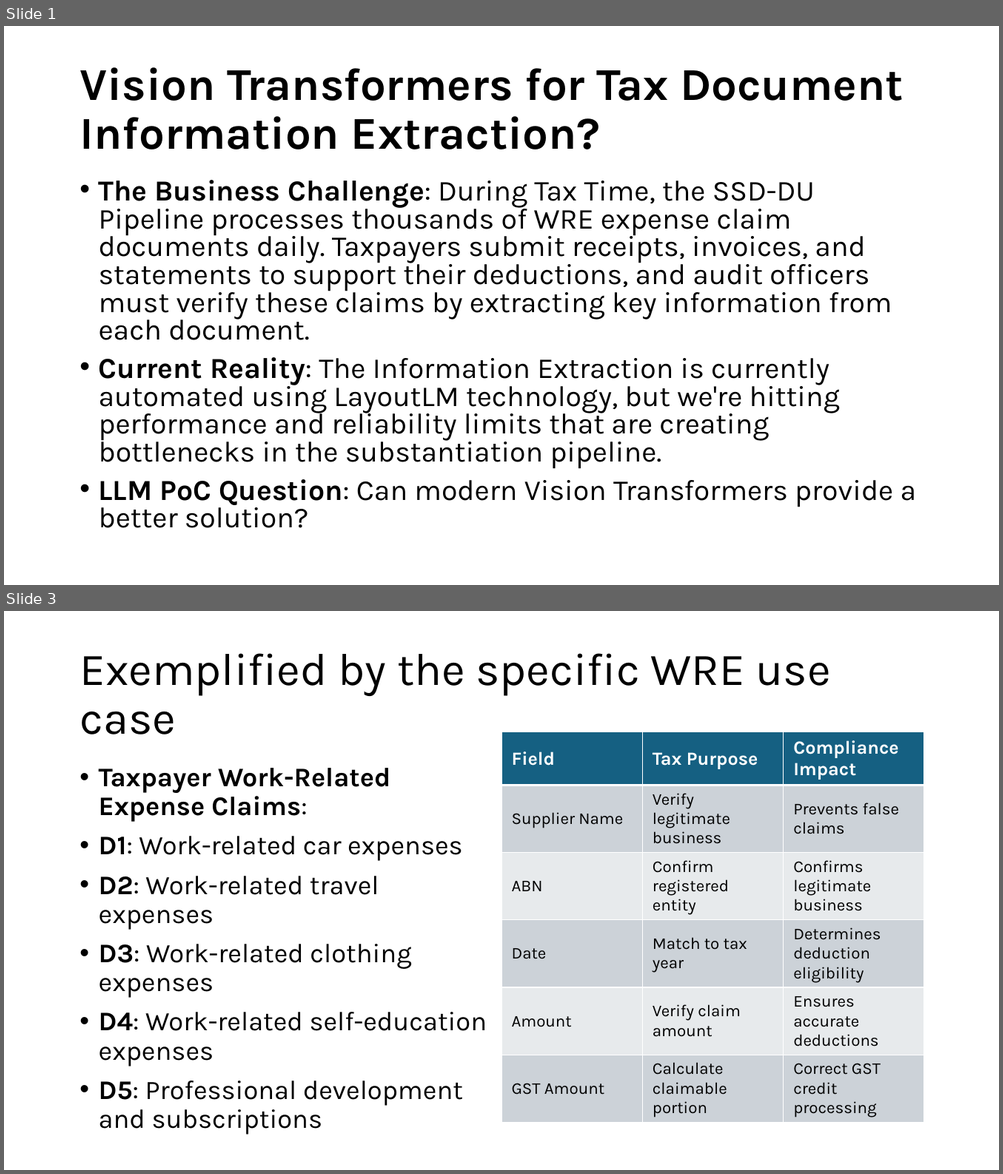
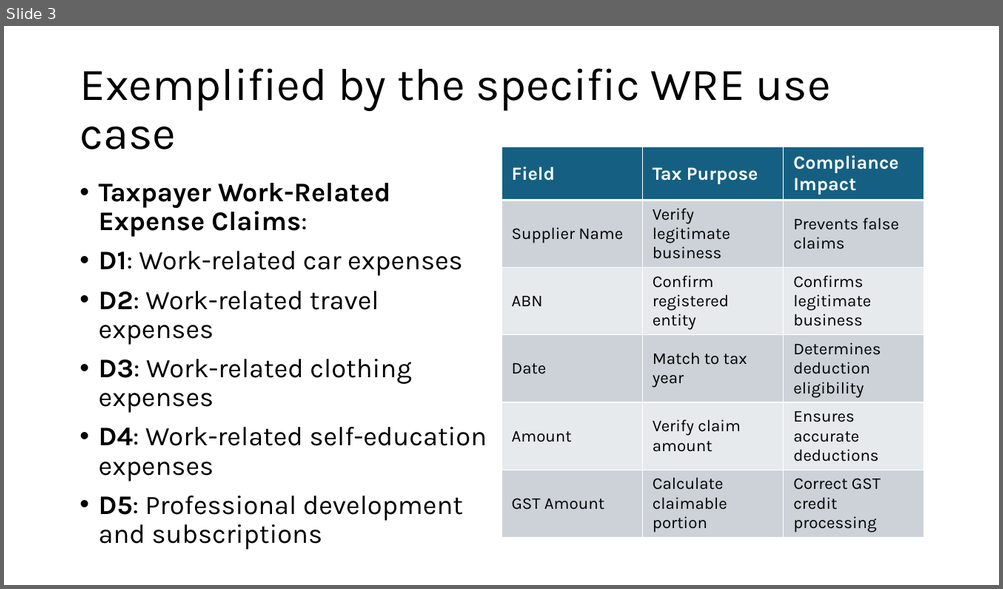
Before and after one commit to tmnestor/unified_vision_processor_minimal, a slide deck: presentation_materials/vision_transformers.pptx. Shown one above the other, each under a label of ours: slides 1 and 3 before the commit, slide 3 after it; the slides between them are not shown. The pictures are 1003x1174 and 1003x589 pixels, drawn with LibreOffice and Linux fonts; fonts in the diff are those of the drawing. Boxes give left, top, right and bottom in pixels: in the first picture for what was removed or moved away, otherwise in the second. Text is boxed around its words. In the diff, an @@ line names an element or a change of style, - is before the commit and + after.

Commit message:
✨ feat: update presentation materials for Vision Transformers with improved content and visuals

```diff
--- a/presentation_materials/vision_transformers.pptx
+++ b/presentation_materials/vision_transformers.pptx
@@ slide 1 removed at box(4, 26, 999, 585), background #FFFFFF @@
@@ title removed at box(79, 67, 903, 150) @@
-Vision Transformers for Tax Document Information Extraction?
@@ text removed at box(99, 180, 916, 528) @@
-• The Business Challenge: During Tax Time, the SSD-DU Pipeline processes thousands of WRE expense claim documents daily. Taxpayers submit receipts, invoices, and statements to support their deductions, and audit officers must verify these claims by extracting key information from each document.
-• Current Reality: The Information Extraction is currently automated using LayoutLM technology, but we're hitting performance and reliability limits that are creating bottlenecks in the substantiation pipeline.
-• LLM PoC Question: Can modern Vision Transformers provide a better solution?
```
Also in this commit, not shown: 7 slides changed, 3 slides added, 5 other slides removed.
